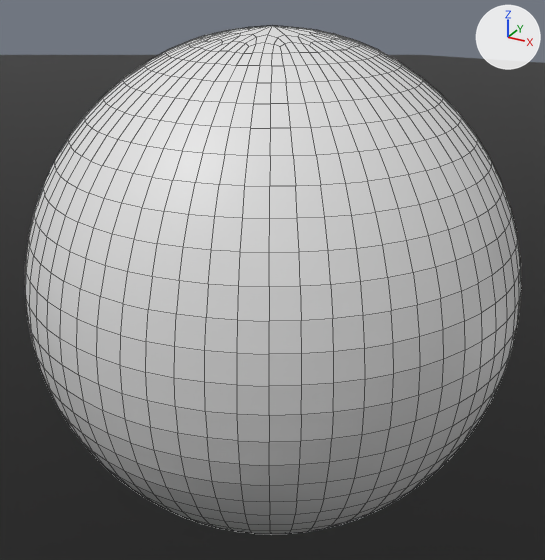
A saved change to the Blender file ballbounce.blend.
Camera for both pictures: a 50 mm camera at (-23.334, -2.445, 10.517) aimed at (-24.68, 0.002, 9.294). Lighting does not change. The marker at upper right points along +X, +Y and +Z. Mesh edges are drawn as thin lines.
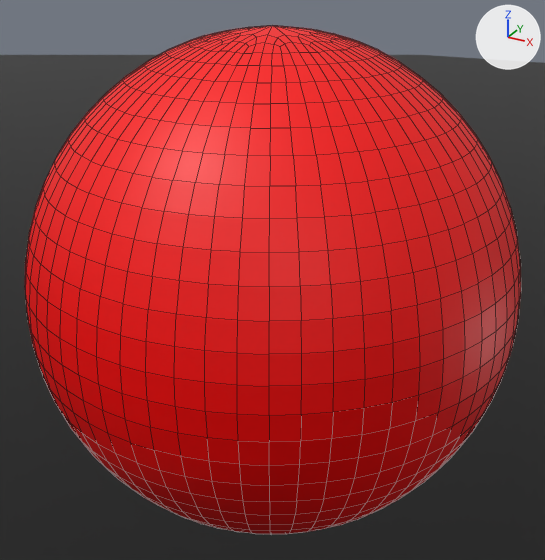
Location of each change, (x1, y1, x2, y2) in pixels of the pictures (545 x 560 px):
'Sphere', recoloured (white to red): (25, 26, 521, 534) in both

The change, as a diff of the scene's bpy script:
```diff
--- a/ballbounce.blend.py
+++ b/ballbounce.blend.py
@@ mat_material @@
 mat_material = principled_material('Material')
-mat_material.base_color = (0.8, 0.8, 0.8)  # white #e7e7e7
+mat_material.base_color = (1.0, 0.0, 0.0)  # red #ff0000
```
